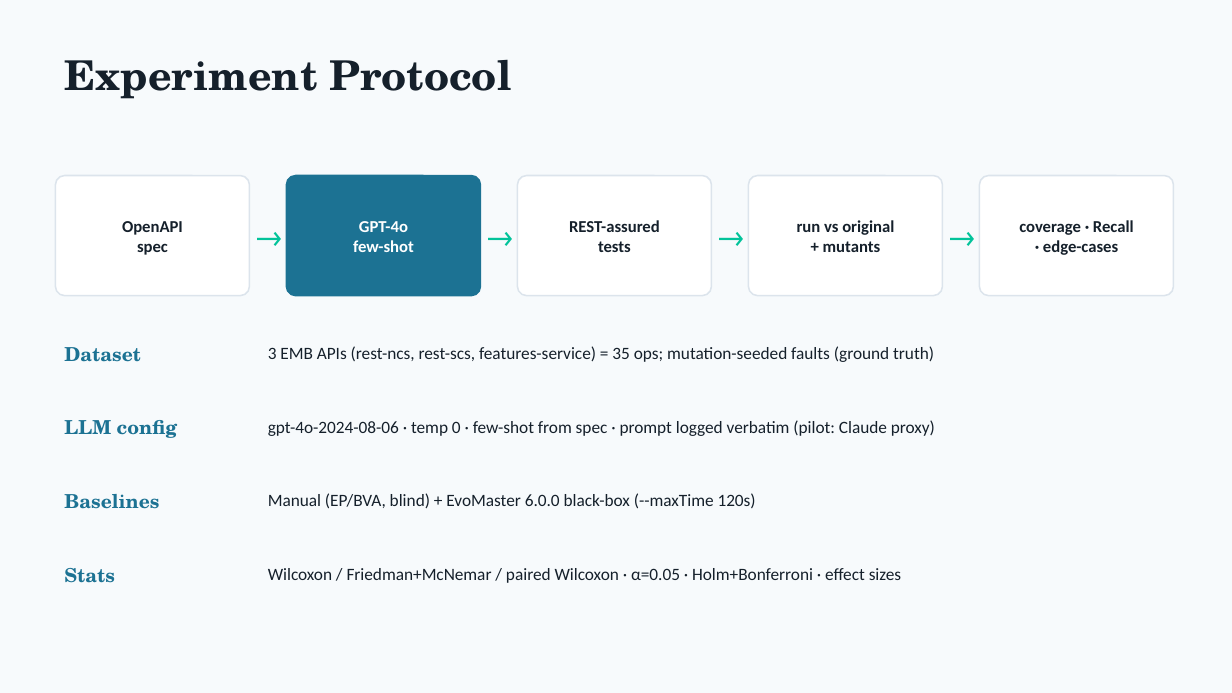
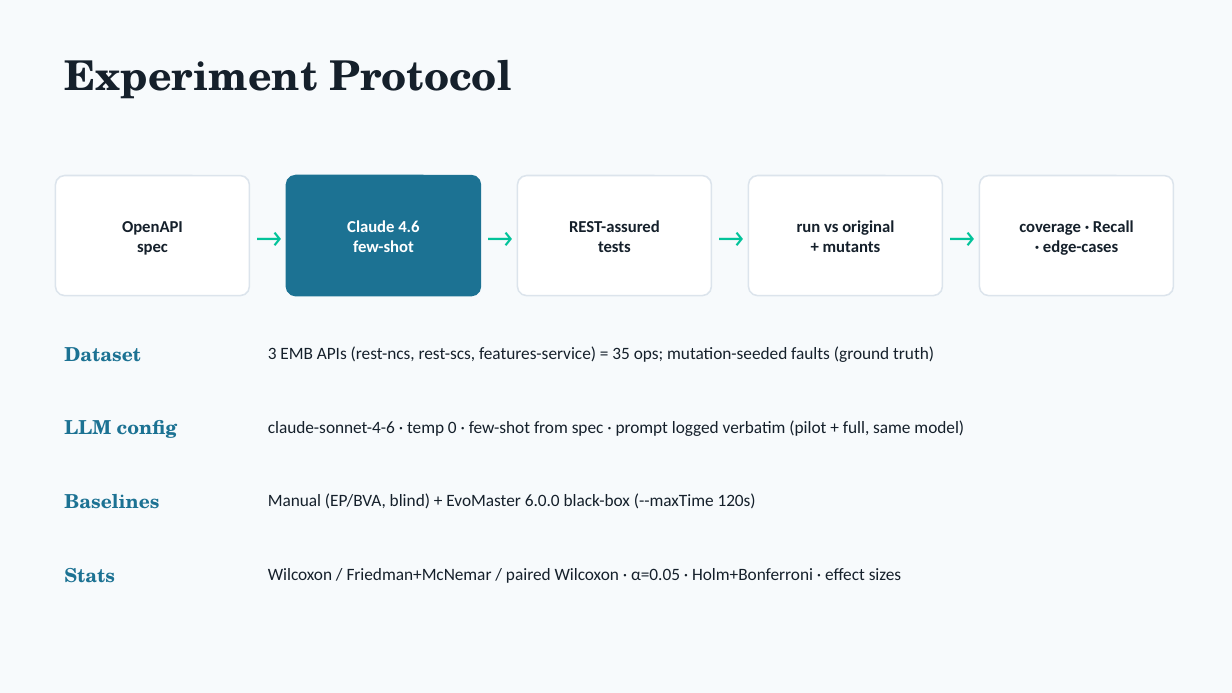
Before and after one commit to huycoder2103/RT-SWT301-SE1916-G2, a slide deck: slide 5 of team-synthesis/slides_proposal_defense.pptx. Drawn at 1232x693 pixels with LibreOffice and Linux fonts; fonts in the diff are those of the drawing. Boxes give left, top, right and bottom in pixels: in the first picture for what was removed or moved away, otherwise in the second. Text is boxed around its words. In the diff, an @@ line names an element or a change of style, - is before the commit and + after.

```diff
--- a/team-synthesis/slides_proposal_defense.pptx
+++ b/team-synthesis/slides_proposal_defense.pptx
@@ text at (347,220,419,232): text changed @@
-GPT-4o
+Claude 4.6
@@ text at (268,420,964,436): text changed @@
-gpt-4o-2024-08-06 · temp 0 · few-shot from spec · prompt logged verbatim (pilot: Claude proxy)
+claude-sonnet-4-6 · temp 0 · few-shot from spec · prompt logged verbatim (pilot + full, same model)
```
Also in this commit, not shown: 3 other slides changed, 30 other files.
